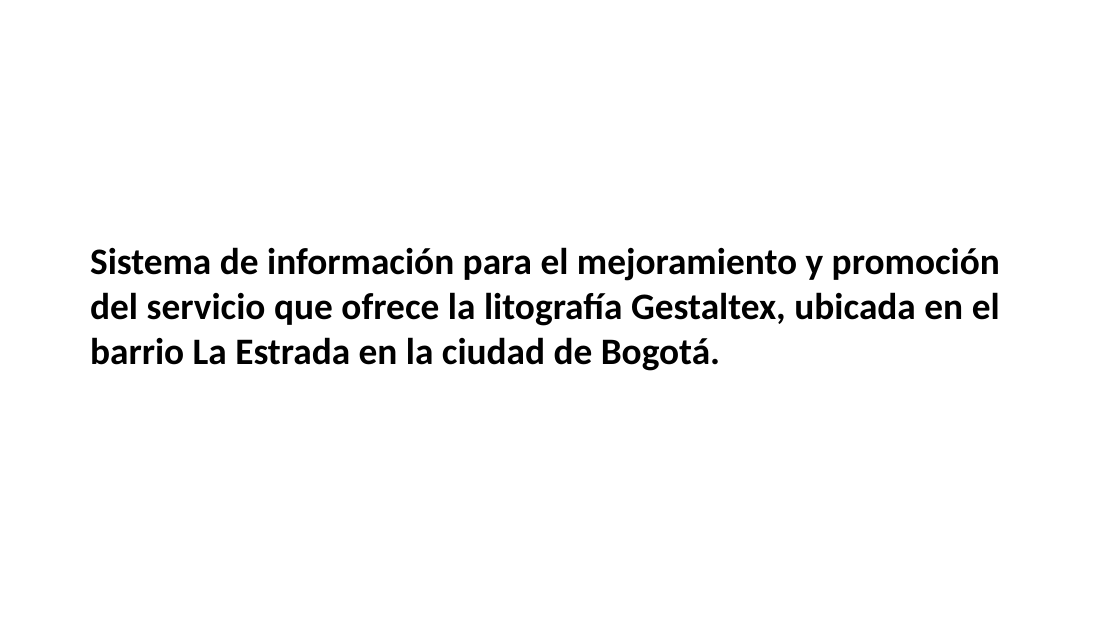
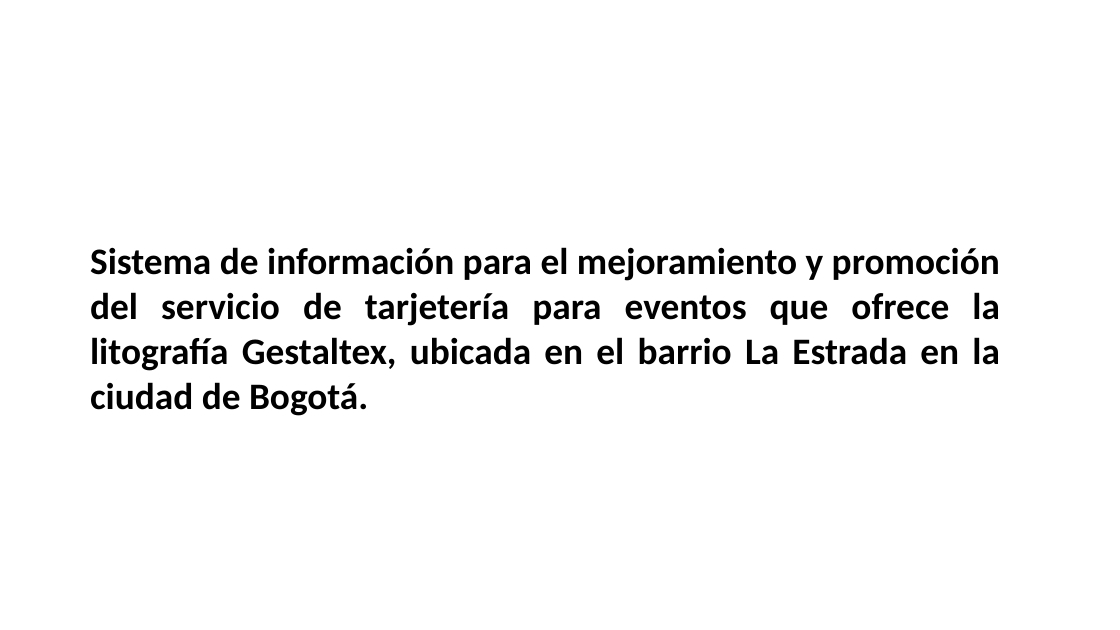
Before and after one commit to senaceet/proyecto-littonet, a slide deck: slide 1 of 01-Análisis/01-Componente metodológico/Grupo4LittoNet.pptx. Drawn at 1120x630 pixels with LibreOffice and Linux fonts; fonts in the diff are those of the drawing; background and template pictures are left out. Boxes give left, top, right and bottom in pixels: in the first picture for what was removed or moved away, otherwise in the second. Text is boxed around its words. In the diff, an @@ line names an element or a change of style, - is before the commit and + after.

```diff
--- a/01-Análisis/01-Componente metodológico/Grupo4LittoNet.pptx
+++ b/01-Análisis/01-Componente metodológico/Grupo4LittoNet.pptx
@@ text at bbox=[90, 247, 1000, 416]: text changed @@
-Sistema de información para el mejoramiento y promoción del servicio que ofrece la litografía Gestaltex, ubicada en el barrio La Estrada en la ciudad de Bogotá.
+Sistema de información para el mejoramiento y promoción del servicio de tarjetería para eventos que ofrece la litografía Gestaltex, ubicada en el barrio La Estrada en la ciudad de Bogotá.
```
Also in this commit, not shown: 2 other slides changed.
